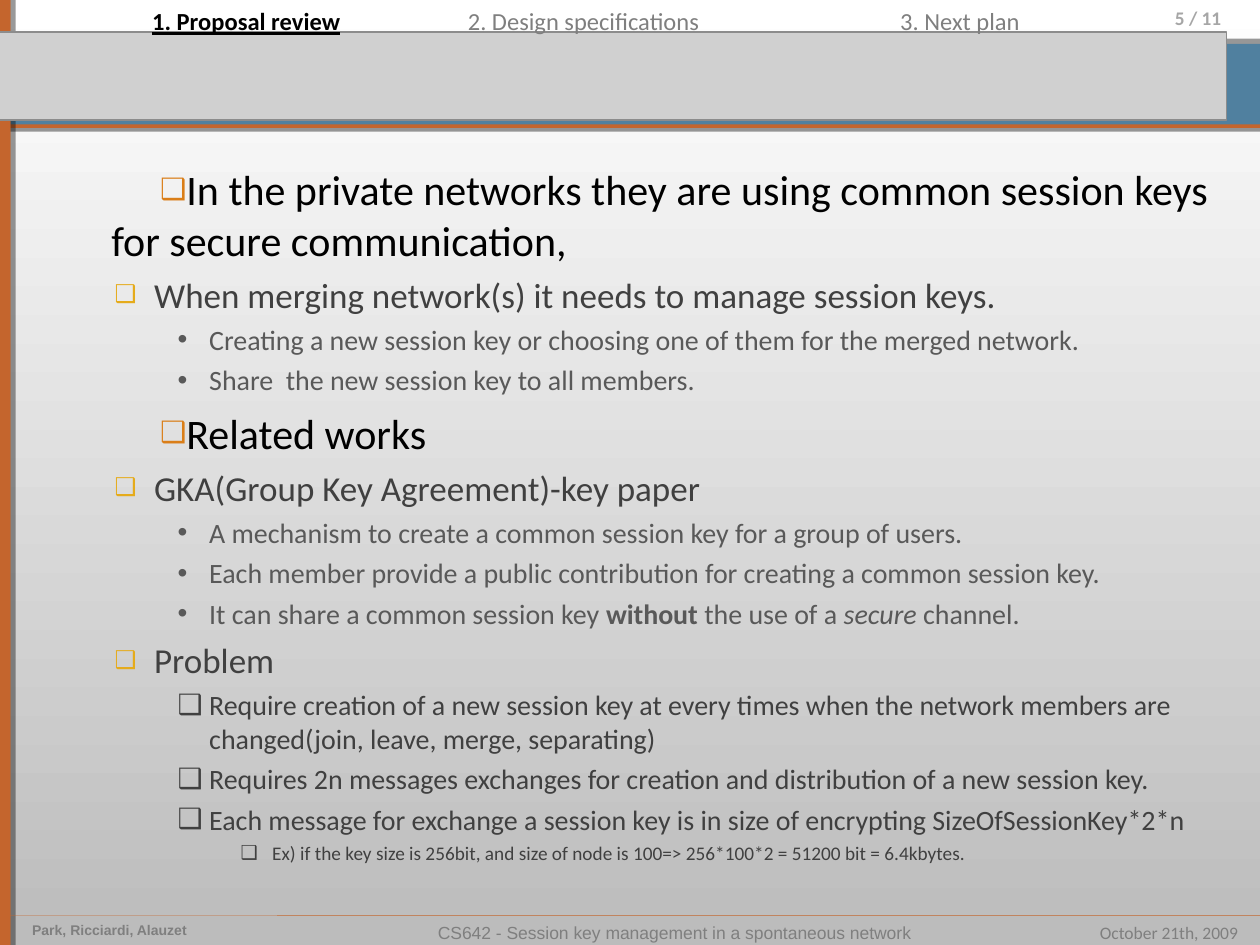
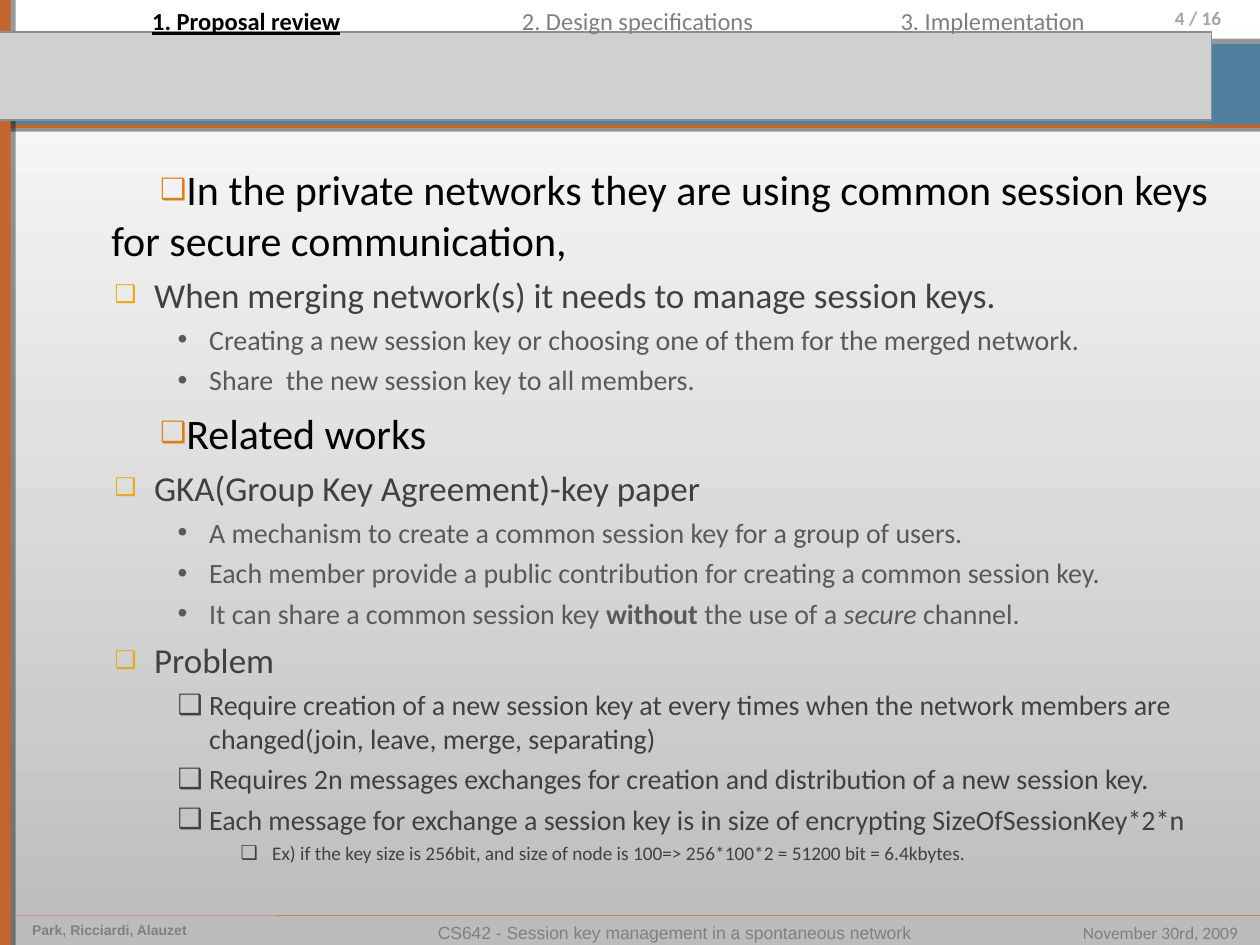
Before and after one commit to pierrealauzet/skemasnet, a slide deck: slide 4 of 3_design/CS462_Skemasnet_design.ppt (slide 5 before the commit). Drawn at 1260x945 pixels with LibreOffice and Linux fonts; fonts in the diff are those of the drawing; grey boxes stand for pictures. Boxes give left, top, right and bottom in pixels: in the first picture for what was removed or moved away, otherwise in the second. Text is boxed around its words. In the diff, an @@ line names an element or a change of style, - is before the commit and + after.

```diff
--- a/3_design/CS462_Skemasnet_design.ppt
+++ b/3_design/CS462_Skemasnet_design.ppt
@@ text "2. Design specifications": place and size @@
-text "2. Design specifications" at [468,13,698,37]
+text "2. Design specifications" at [522,13,752,37]
@@ text at [901,13,1085,37]: text changed @@
-3. Next plan
+3. Implementation
@@ page number at [1175,12,1222,25]: text changed @@
-5 / 11
+4 / 16
@@ picture: place and size @@
-picture at [0,32,1227,120]
+picture at [0,32,1212,120]
@@ text at [1083,927,1237,940]: text changed @@
-October 21th, 2009
+November 30rd, 2009
```
Also in this commit, not shown: 7 other slides changed, 7 slides added, 8 slides removed, 1 other file.
